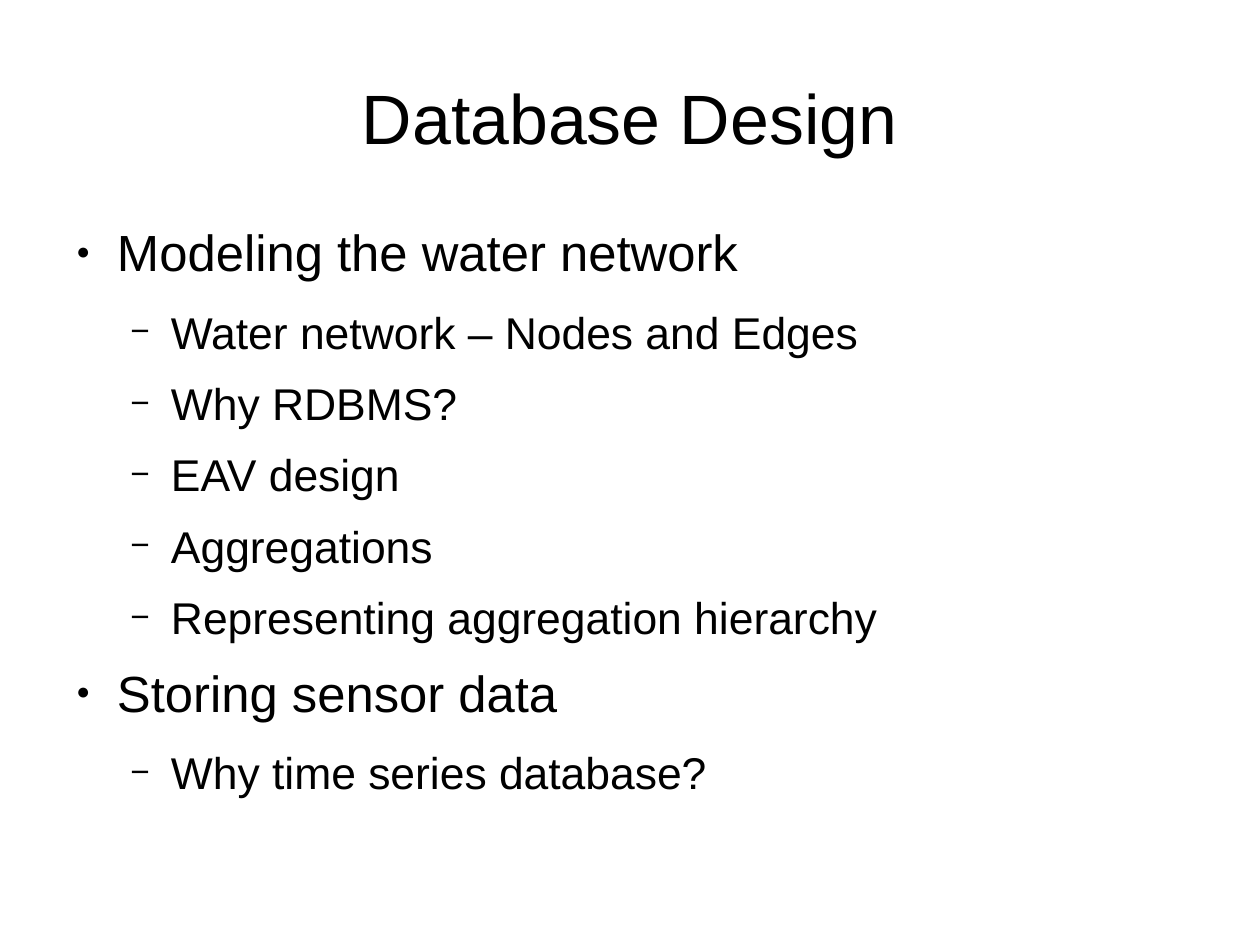
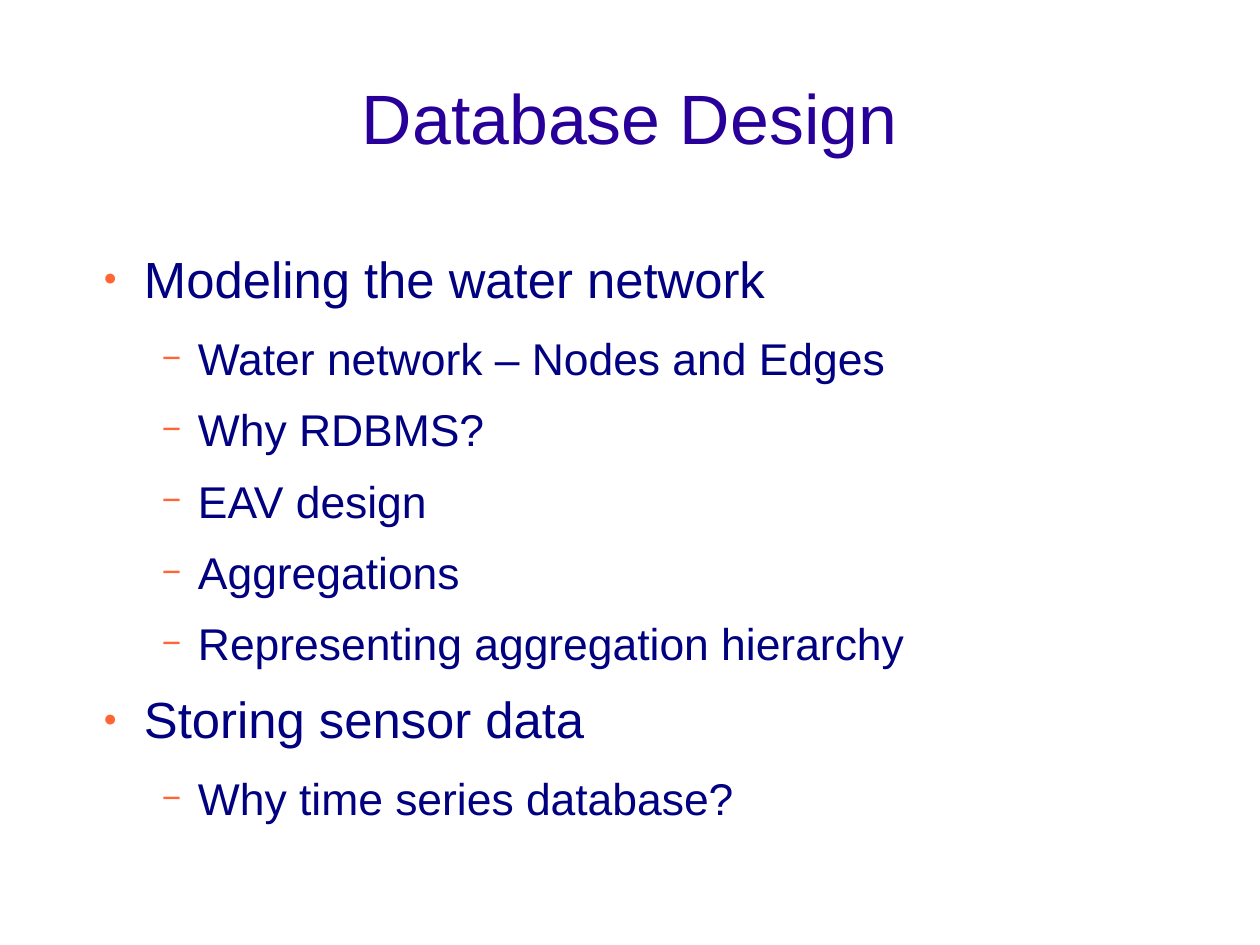
Before and after one commit to smartwatermanagement/self-healing-water-networks, a slide deck: slide 4 of Documentation/Design/design presentation.odp. Drawn at 1260x945 pixels with LibreOffice and Linux fonts; fonts in the diff are those of the drawing; background and template pictures are left out. Boxes give left, top, right and bottom in pixels: in the first picture for what was removed or moved away, otherwise in the second. Text is boxed around its words. In the diff, an @@ line names an element or a change of style, - is before the commit and + after.

Commit message:
Design Presentation

```diff
--- a/Documentation/Design/design presentation.odp
+++ b/Documentation/Design/design presentation.odp
@@ title "Database Design" at bbox=[362, 93, 897, 157]: text colour #000000 to #280099 @@
@@ text "Modeling the water network": place and size @@
-text "Modeling the water network" at bbox=[117, 234, 877, 790]
+text "Modeling the water network" at bbox=[144, 261, 904, 825]
@@ text "Modeling the water network" at bbox=[144, 261, 904, 825]: text colour #000000 to #000080; bullet colour #000000 to #FF6633; indent changed @@
```
Also in this commit, not shown: 9 other slides changed, 1 slide added, 1 other file.
